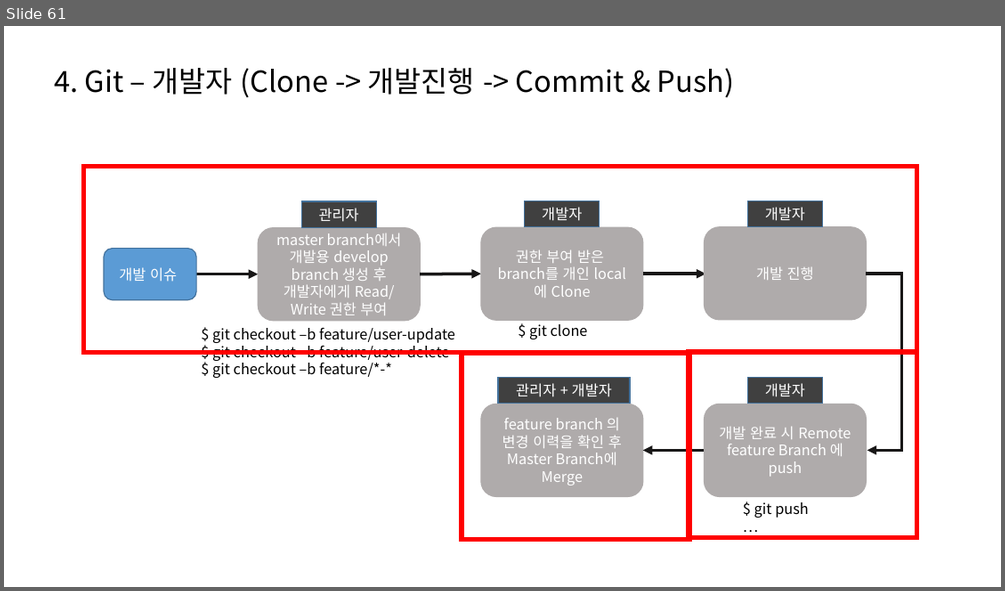
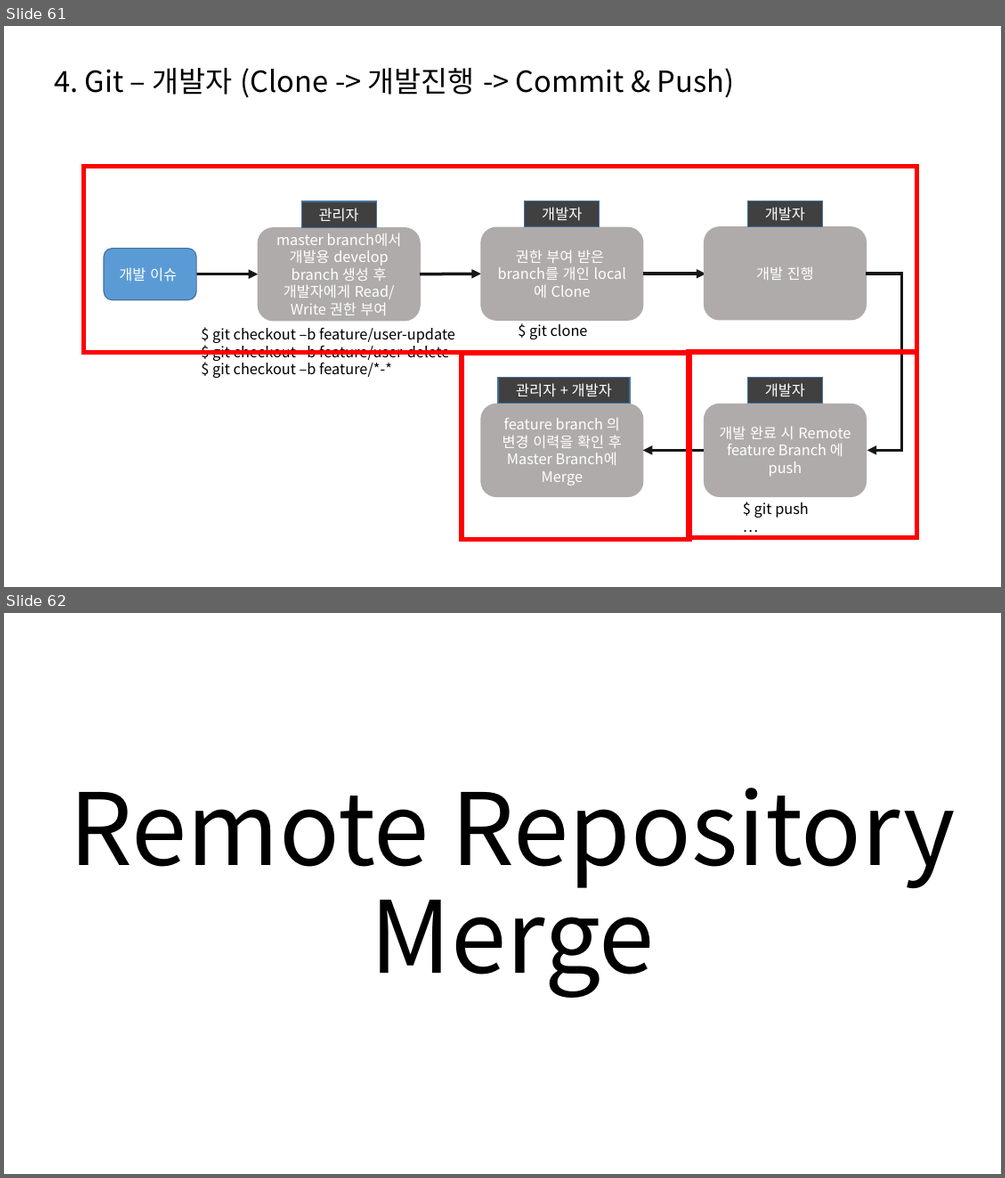
Before and after one commit to SungIn-Shin/git_powerpoint, a slide deck: git_from_the_hell.pptx. Shown one above the other, each under a label of ours: slide 61 before the commit, slides 61 and 62 after it. The pictures are 1005x591 and 1005x1178 pixels, drawn with LibreOffice and Linux fonts; fonts in the diff are those of the drawing. Boxes give left, top, right and bottom in pixels: in the first picture for what was removed or moved away, otherwise in the second. Text is boxed around its words. In the diff, an @@ line names an element or a change of style, - is before the commit and + after.

```diff
--- a/git_from_the_hell.pptx
+++ b/git_from_the_hell.pptx
@@ slide 62 added at (x1=4, y1=613, x2=1001, y2=1174), background #FFFFFF @@
@@ title added at (x1=70, y1=787, x2=955, y2=997), 96 pt, text #000000 @@
+Remote Repository
+Merge
```
Also in this commit, not shown: 1 slide changed, 12 other slides added, 2 slides removed.
